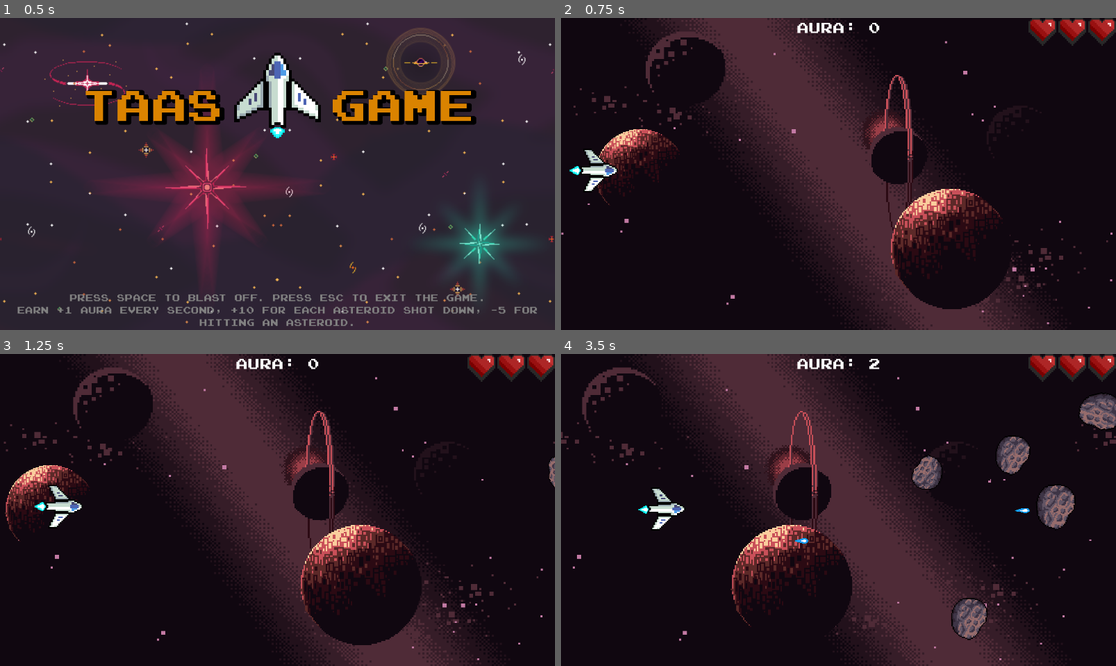
Above: before the commit, frames 1-4 (two rows, left to right).
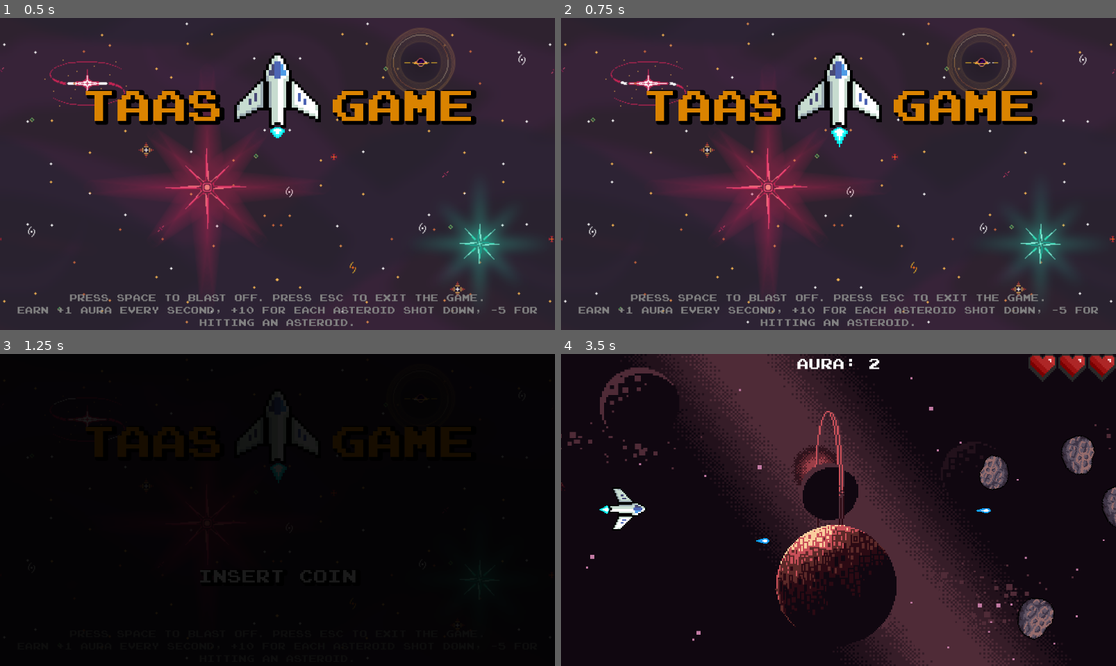
Above: after the commit, the same moments.

Repository: Thapar-Amateur-Astronomers-Society/The-TAAS-Game
Game: Godot game, scene res://scenes/main_menu.tscn
The game is run twice, just before and just after one commit, with the same random seed, the same clock (stepped at 60 frames per second) and the same inputs. Sound files missing from this copy of the repository are replaced by a short silence.
Inputs:
- Up to frame 1 (0.5 s): no input
- Up to frame 2 (0.75 s): tap Space (player_shoot) at 0.5 s; hold Right (player_right) from 0.53 s (still down); hold Space (player_shoot) from 0.53 s (still down)
- Up to frame 3 (1.25 s): keep holding Right (player_right); keep holding Space (player_shoot)
- Up to frame 4 (3.5 s): release Right (player_right) at 1.28 s; release Space (player_shoot) at 1.28 s; hold Down (player_down) 1.28-2.03 s; tap Space (player_shoot) at 1.35, 2.85 s; hold Right (player_right) 2.03-2.78 s; hold Space (player_shoot) 2.03-2.78 s; hold Up (player_up) from 2.78 s (still down)

Frame 1 is identical in both runs. In frame 2, 86% of the frame differs, in the area x 0-100%, y 0-100%; in frame 3, 33%; in frame 4, 15%.
Error after the commit: Cannot call method 'change_scene_to_packed' on a null value. (res://scripts/main_menu.gd:24)

Commit message:
Added fade transition between scenes.

Diff:
--- a/project.godot
+++ b/project.godot
@@ -13,7 +13,12 @@
 config/name="Taas-game"
 run/main_scene="res://scenes/main_menu.tscn"
 config/features=PackedStringArray("4.2", "GL Compatibility")
+boot_splash/show_image=false
 config/icon="res://icon.svg"
+
+[autoload]
+
+Transition="*res://scenes/transition.tscn"
 
 [display]
 
@@ -64,4 +69,3 @@
 
 renderer/rendering_method="gl_compatibility"
 renderer/rendering_method.mobile="gl_compatibility"
-environment/defaults/default_clear_color=Color(0, 0, 0, 1)
--- /dev/null
+++ b/scenes/game_over.tscn
@@ -0,0 +1,9 @@
+[gd_scene format=3 uid="uid://ddco1j1wcom6e"]
+
+[node name="game_over" type="Control"]
+layout_mode = 3
+anchors_preset = 15
+anchor_right = 1.0
+anchor_bottom = 1.0
+grow_horizontal = 2
+grow_vertical = 2
--- a/scenes/main_menu.tscn
+++ b/scenes/main_menu.tscn
@@ -7,6 +7,7 @@
 [ext_resource type="Texture2D" uid="uid://b6oreblotrppf" path="res://assets/menu/Starry background  - Layer 02 - Stars.png" id="4_scs8s"]
 [ext_resource type="Texture2D" uid="uid://cog0u2hsd40hk" path="res://assets/menu/Starry background  - Layer 03 - Stars.png" id="5_3s7nk"]
 [ext_resource type="AudioStream" uid="uid://bv7eockw2auaa" path="res://audio/pressplay-pandabeats.wav" id="7_r8fv5"]
+[ext_resource type="AudioStream" uid="uid://dlnj30csc1er1" path="res://audio/start-sound.wav" id="8_c3g37"]
 
 [sub_resource type="Theme" id="Theme_we50r"]
 default_font = ExtResource("1_0h8cj")
@@ -305,3 +306,6 @@
 [node name="menumusic-player" type="AudioStreamPlayer2D" parent="."]
 stream = ExtResource("7_r8fv5")
 autoplay = true
+
+[node name="start_sound" type="AudioStreamPlayer2D" parent="."]
+stream = ExtResource("8_c3g37")
--- /dev/null
+++ b/scenes/transition.tscn
@@ -0,0 +1,78 @@
+[gd_scene load_steps=6 format=3 uid="uid://bsmg8kigkn5x8"]
+
+[ext_resource type="Script" path="res://scripts/transition.gd" id="1_x84lb"]
+
+[sub_resource type="Animation" id="Animation_2qu8p"]
+resource_name = "fade_to_black"
+length = 0.25
+tracks/0/type = "value"
+tracks/0/imported = false
+tracks/0/enabled = true
+tracks/0/path = NodePath("ColorRect:modulate")
+tracks/0/interp = 2
+tracks/0/loop_wrap = true
+tracks/0/keys = {
+"times": PackedFloat32Array(0, 0.25),
+"transitions": PackedFloat32Array(1, 3),
+"update": 0,
+"values": [Color(1, 1, 1, 0), Color(1, 1, 1, 1)]
+}
+
+[sub_resource type="Animation" id="Animation_7btgr"]
+length = 0.001
+tracks/0/type = "value"
+tracks/0/imported = false
+tracks/0/enabled = true
+tracks/0/path = NodePath("ColorRect:modulate")
+tracks/0/interp = 1
+tracks/0/loop_wrap = true
+tracks/0/keys = {
+"times": PackedFloat32Array(0),
+"transitions": PackedFloat32Array(1),
+"update": 0,
+"values": [Color(1, 1, 1, 0)]
+}
+
+[sub_resource type="Animation" id="Animation_yc17y"]
+resource_name = "fade_to_normal"
+length = 0.25
+step = 0.05
+tracks/0/type = "value"
+tracks/0/imported = false
+tracks/0/enabled = true
+tracks/0/path = NodePath("ColorRect:modulate")
+tracks/0/interp = 2
+tracks/0/loop_wrap = true
+tracks/0/keys = {
+"times": PackedFloat32Array(0, 0.25),
+"transitions": PackedFloat32Array(-3, 1),
+"update": 0,
+"values": [Color(1, 1, 1, 1), Color(1, 1, 1, 0)]
+}
+
+[sub_resource type="AnimationLibrary" id="AnimationLibrary_r127k"]
+_data = {
+"RESET": SubResource("Animation_7btgr"),
+"fade_to_black": SubResource("Animation_2qu8p"),
+"fade_to_normal": SubResource("Animation_yc17y")
+}
+
+[node name="transition_screen" type="CanvasLayer"]
+follow_viewport_enabled = true
+script = ExtResource("1_x84lb")
+
+[node name="ColorRect" type="ColorRect" parent="."]
+unique_name_in_owner = true
+modulate = Color(1, 1, 1, 0)
+anchors_preset = 15
+anchor_right = 1.0
+anchor_bottom = 1.0
+grow_horizontal = 2
+grow_vertical = 2
+color = Color(0, 0, 0, 1)
+
+[node name="AnimationPlayer" type="AnimationPlayer" parent="."]
+unique_name_in_owner = true
+libraries = {
+"": SubResource("AnimationLibrary_r127k")
+}
--- a/scripts/game.gd
+++ b/scripts/game.gd
@@ -48,3 +48,8 @@
 func _on_score_timer_timeout():
 	score += 1
 	_update_ui()
+
+
+# func to change scene to game over screen
+func game_over():
+	pass
--- a/scripts/main_menu.gd
+++ b/scripts/main_menu.gd
@@ -1,6 +1,7 @@
 extends Control
 
 @onready var game = preload("res://scenes/main.tscn") as PackedScene
+@onready var start_sound = $start_sound
 
 # Called when the node enters the scene tree for the first time.
 func _ready():
@@ -16,4 +17,8 @@
 	if event.is_action_pressed("menu"):
 		get_tree().quit()
 	if event.is_action_pressed("player_shoot"):
+		start_sound.play()
+		await start_sound.finished
+		Transition.transition()
+		await Transition.on_transition_finished
 		get_tree().change_scene_to_packed(game)
--- /dev/null
+++ b/scripts/transition.gd
@@ -0,0 +1,23 @@
+extends CanvasLayer
+
+signal on_transition_finished
+
+@onready var colorRect = %ColorRect
+@onready var animation_player = %AnimationPlayer
+
+# Called when the node enters the scene tree for the first time.
+func _ready():
+	colorRect.visible = false
+	animation_player.animation_finished.connect(_on_animation_finished)
+
+func _on_animation_finished(anim_name):
+	if anim_name == "fade_to_black":
+		on_transition_finished.emit()
+		animation_player.play("fade_to_normal")
+	elif anim_name == "fade_to_normal":
+		colorRect.visible = false
+
+
+func transition():
+	colorRect.visible = true
+	animation_player.play("fade_to_black")
Not shown: 1 places in scenes/main_menu.tscn that only renumber resources
